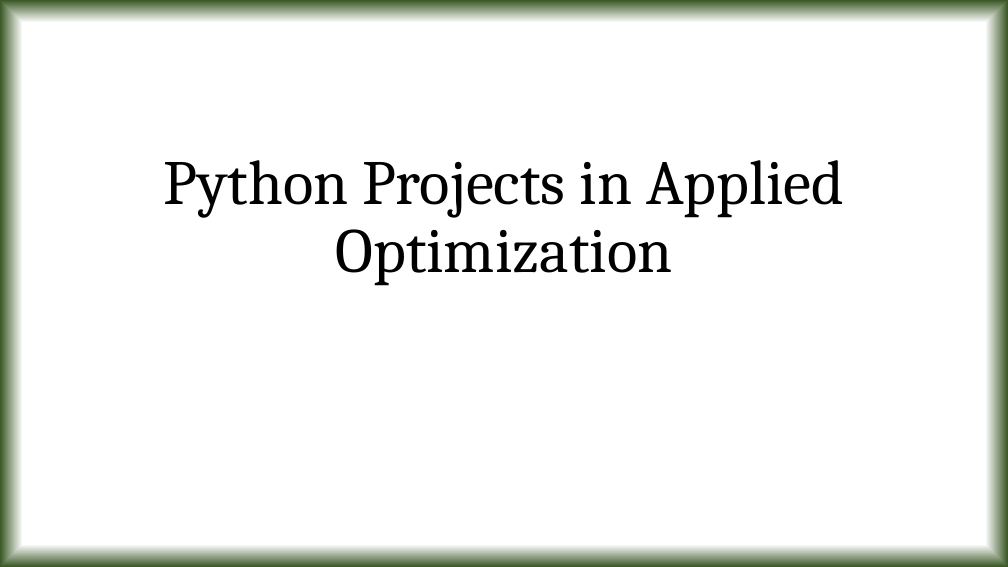
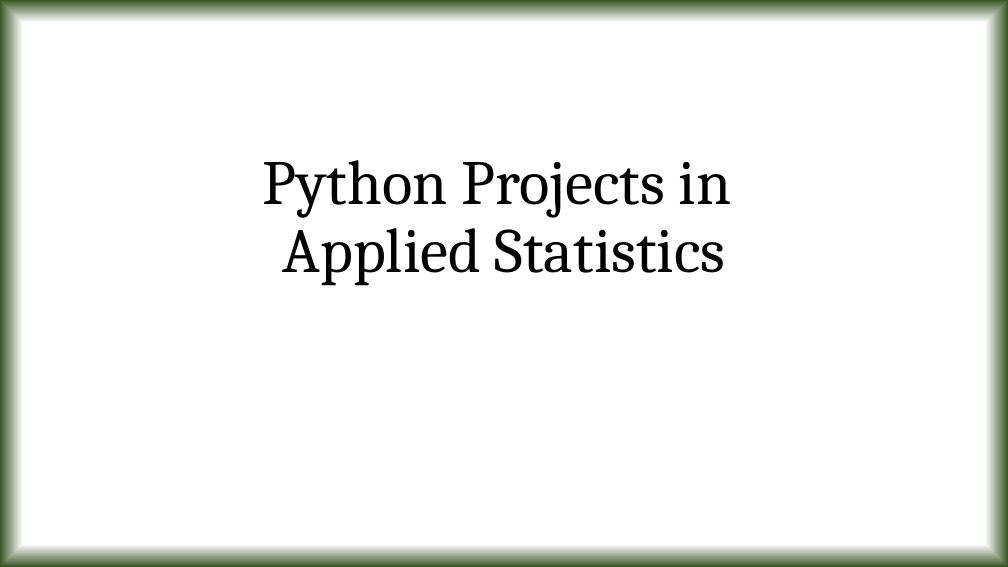
Before and after one commit to tanmoyie/Applied-Statistics, a slide deck: slide 1 of Projects & Dataset/Presentation on Python projects in Applied Statistics.pptx. Drawn at 1008x567 pixels with LibreOffice and Linux fonts; fonts in the diff are those of the drawing. Boxes give left, top, right and bottom in pixels: in the first picture for what was removed or moved away, otherwise in the second. Text is boxed around its words. In the diff, an @@ line names an element or a change of style, - is before the commit and + after.

```diff
--- a/Projects & Dataset/Presentation on Python projects in Applied Statistics.pptx
+++ b/Projects & Dataset/Presentation on Python projects in Applied Statistics.pptx
@@ title at (263,160,732,286): text changed @@
-Python Projects in Applied Optimization
+Python Projects in
+Applied Statistics
```
Also in this commit, not shown: 2 other slides changed, 9 slides added, 2 other files.
